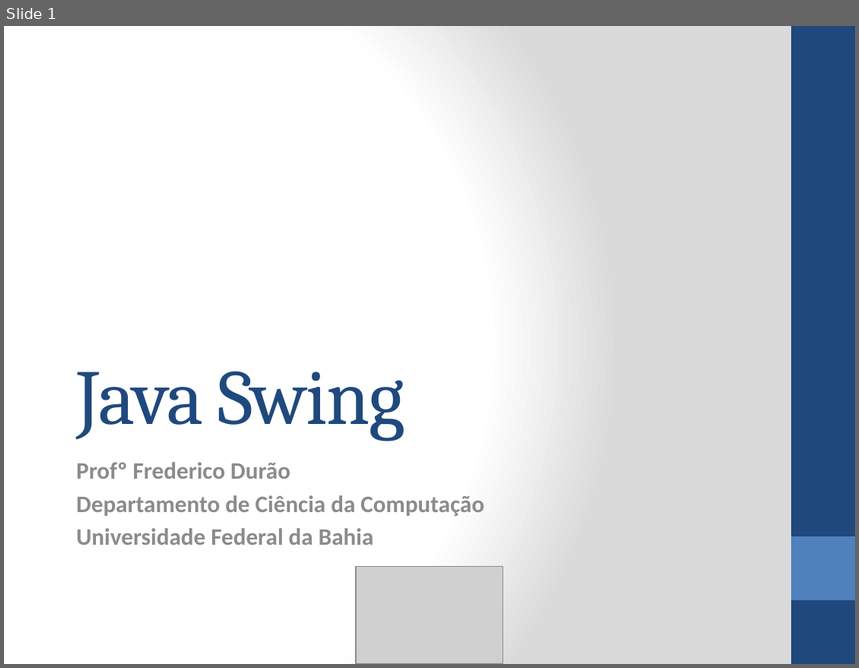
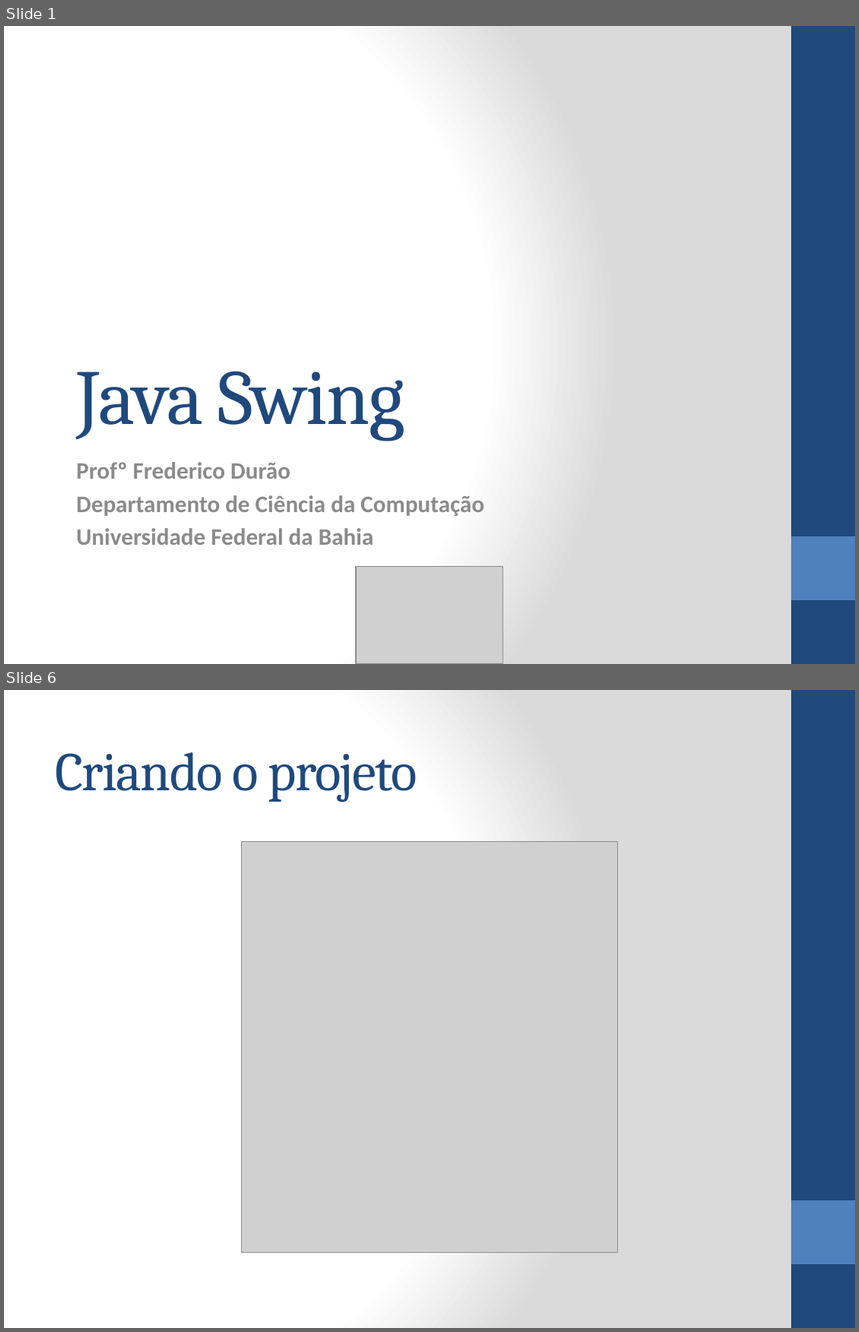
Before and after one commit to tiagogoncalves/dcc_ufba_mata55_monitoria_2014_1, a slide deck: slides/slide-swing/versão ppt/Java Swing.pptx. Shown one above the other, each under a label of ours: slide 1 before the commit, slides 1 and 6 after it; the slides between them are not shown. The pictures are 859x668 and 859x1332 pixels, drawn with LibreOffice and Linux fonts; fonts in the diff are those of the drawing; grey boxes stand for pictures. Boxes give left, top, right and bottom in pixels: in the first picture for what was removed or moved away, otherwise in the second. Text is boxed around its words. In the diff, an @@ line names an element or a change of style, - is before the commit and + after.

```diff
--- a/slides/slide-swing/versão ppt/Java Swing.pptx
+++ b/slides/slide-swing/versão ppt/Java Swing.pptx
@@ slide 6 added at (x1=4, y1=690, x2=855, y2=1328), background gradient #FFFFFF to #DADADA; not listed: 2 template elements that a slide beside it also shows @@
@@ title added at (x1=55, y1=752, x2=417, y2=802), 46 pt, text #1F497D @@
+Criando o projeto
@@ picture added at (x1=241, y1=841, x2=618, y2=1252) @@
```
Also in this commit, not shown: 52 other slides added, 2 slides removed, 3 other files.
